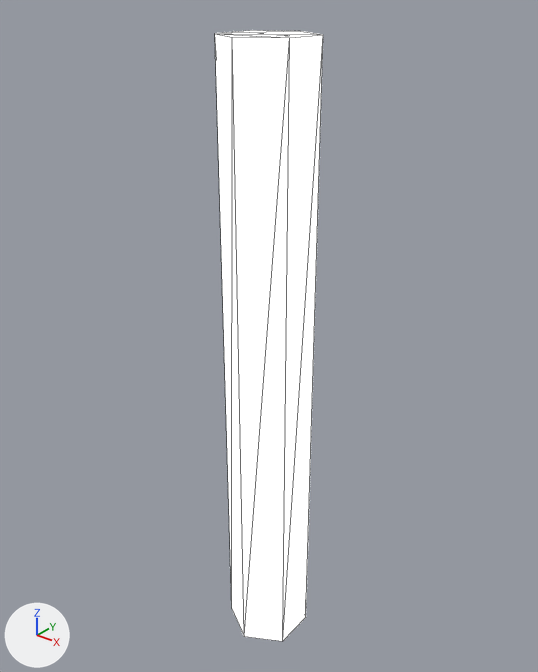
What one commit did to the COLLADA model levels/drivebuild/art/objects/pole_traffic1.dae.
Before and after are seen from a camera (50 mm lens) standing at (2.3, -2.87, 3.72) and looking at (-0.06, 0.08, 1.89). The axes (+X, +Y, +Z) are drawn at lower left. The lights are the same throughout. Mesh edges are drawn as thin lines. Where no turn or scale is listed for an object, it has been applied to the vertices. Vertices at the same position are counted once.

In view in the first picture: 'Colmesh-1'.
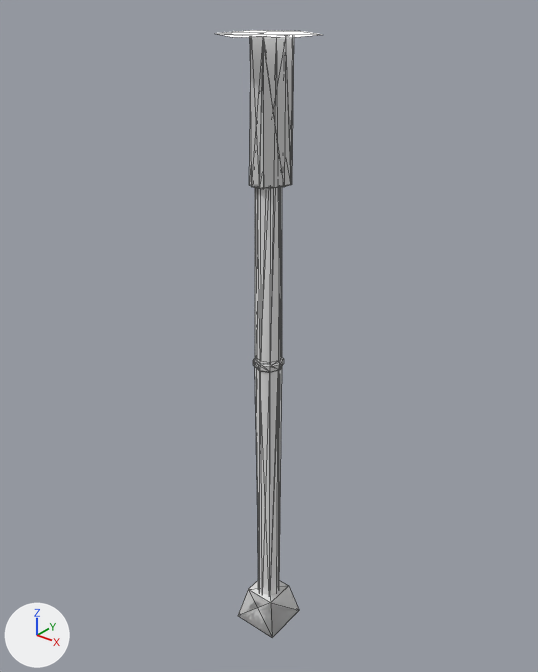
Where the change shows, as pixel boxes (x1, y1, x2, y2) in the pictures (538 x 672 px):
'Colmesh-1', reshaped
    before: (215, 30, 323, 641)
    after: (216, 30, 323, 38)
part 1 of me_plane_1251, deleted
    before: (215, 33, 323, 641)
'pole_traffic1_a60', unchanged, uncovered by the edit
    after: (238, 45, 299, 638)
'pole_traffic1_a120', unchanged, uncovered by the edit
    after: (239, 37, 299, 637)

The change, as a diff of the scene's bpy script:
```diff
--- a/levels/drivebuild/art/objects/pole_traffic1.dae.py
+++ b/levels/drivebuild/art/objects/pole_traffic1.dae.py
@@ me_plane_1251 @@
 me_plane_1251.from_pydata(...)  # 12 vertices, 16 faces; spans x -0.22..0.22, y -0.25..0.25, z -0.11..3.47
 # used by ob_colmesh_1; location = (0.0, 0.0, 0.0)
 # verts and faces of me_plane_1251; kept vertices keep their numbers, new ones are numbered from 12
 # before: 0 (0.0, 0.25, -0.11), 1 (-0.22, 0.13, -0.11), 2 (-0.22, -0.12, -0.11) at pixel (231, 608), 3 (0.0, -0.25, -0.11) at pixel (244, 636), 4 (0.22, -0.12, -0.11) at pixel (282, 641)
 # before: 5 (0.22, 0.13, -0.11) at pixel (305, 617), 6 (0.0, 0.25, 3.47) at pixel (300, 31), 7 (-0.22, 0.13, 3.47) at pixel (249, 30), 8 (-0.22, -0.12, 3.47) at pixel (214, 33), 9 (0.0, -0.25, 3.47) at pixel (232, 37)
 # before: 10 (0.22, -0.12, 3.47) at pixel (289, 37), 11 (0.22, 0.13, 3.47) at pixel (323, 34)
+# me_plane_1251 part 1
+delete_vertices([*range(0, 6)])  # with the faces that use them
 me_plane_1251.materials.append(mat_trafficlight)
```
